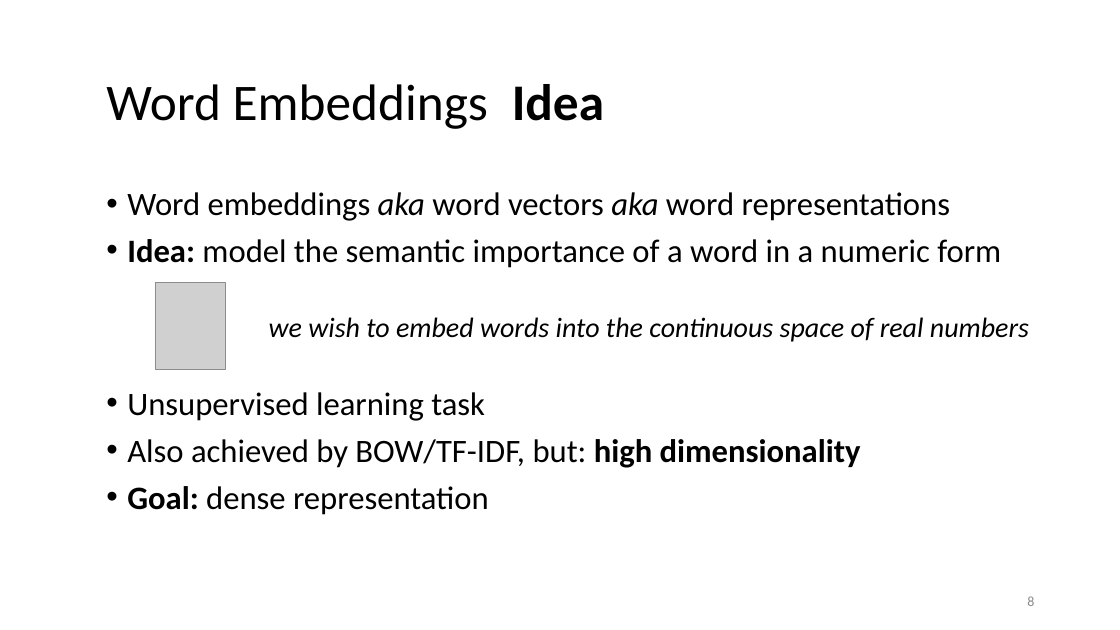
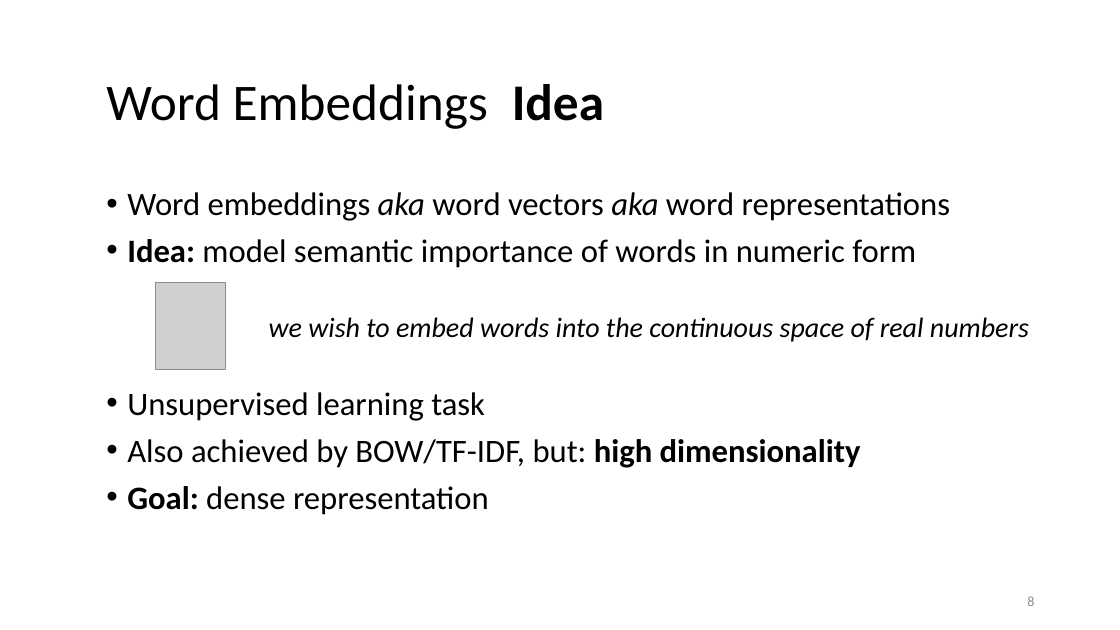
Before and after one commit to lisa-wm/consulting, a slide deck: slide 8 of 5_seminar/Contents_Part_02/slides/slides_II_3.pptx. Drawn at 1120x630 pixels with LibreOffice and Linux fonts; fonts in the diff are those of the drawing; grey boxes stand for pictures. Boxes give left, top, right and bottom in pixels: in the first picture for what was removed or moved away, otherwise in the second. Text is boxed around its words. In the diff, an @@ line names an element or a change of style, - is before the commit and + after.

```diff
--- a/5_seminar/Contents_Part_02/slides/slides_II_3.pptx
+++ b/5_seminar/Contents_Part_02/slides/slides_II_3.pptx
@@ text at bbox=[127, 239, 916, 268]: text changed @@
-• Idea: model the semantic importance of a word in a numeric form
+• Idea: model semantic importance of words in numeric form
```
Also in this commit, not shown: 6 other slides changed, 5 other files.
